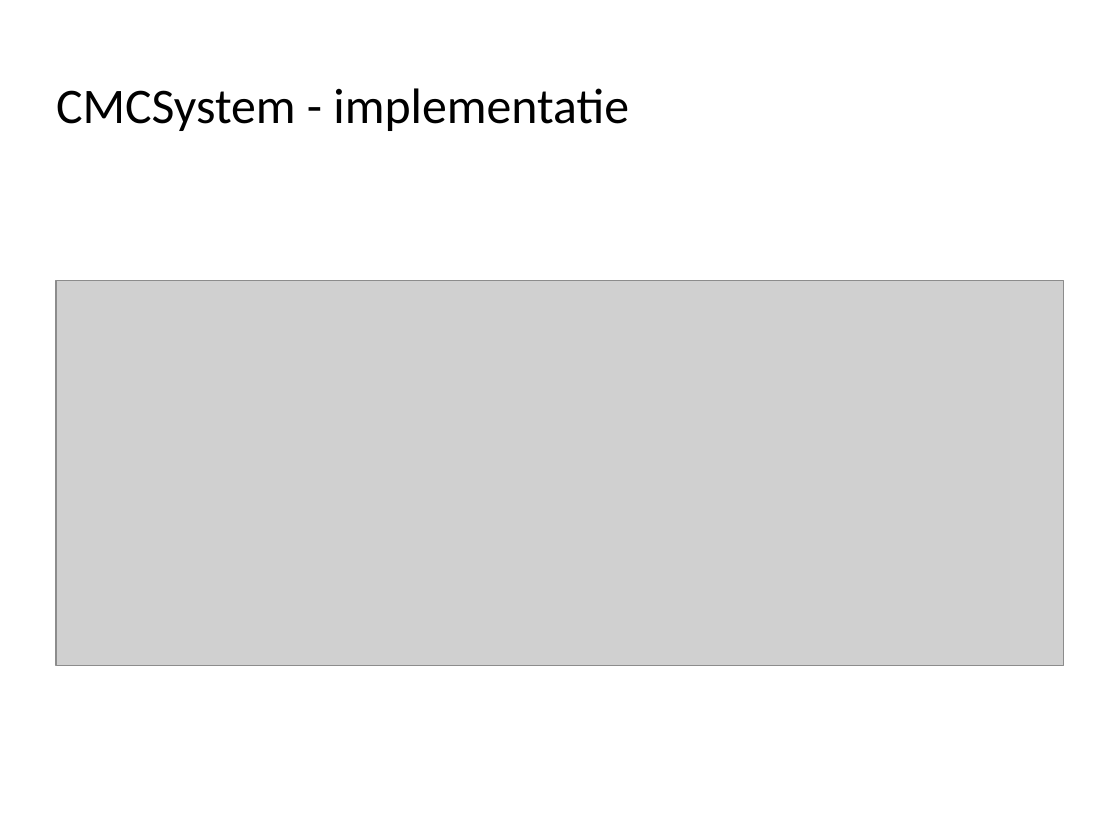
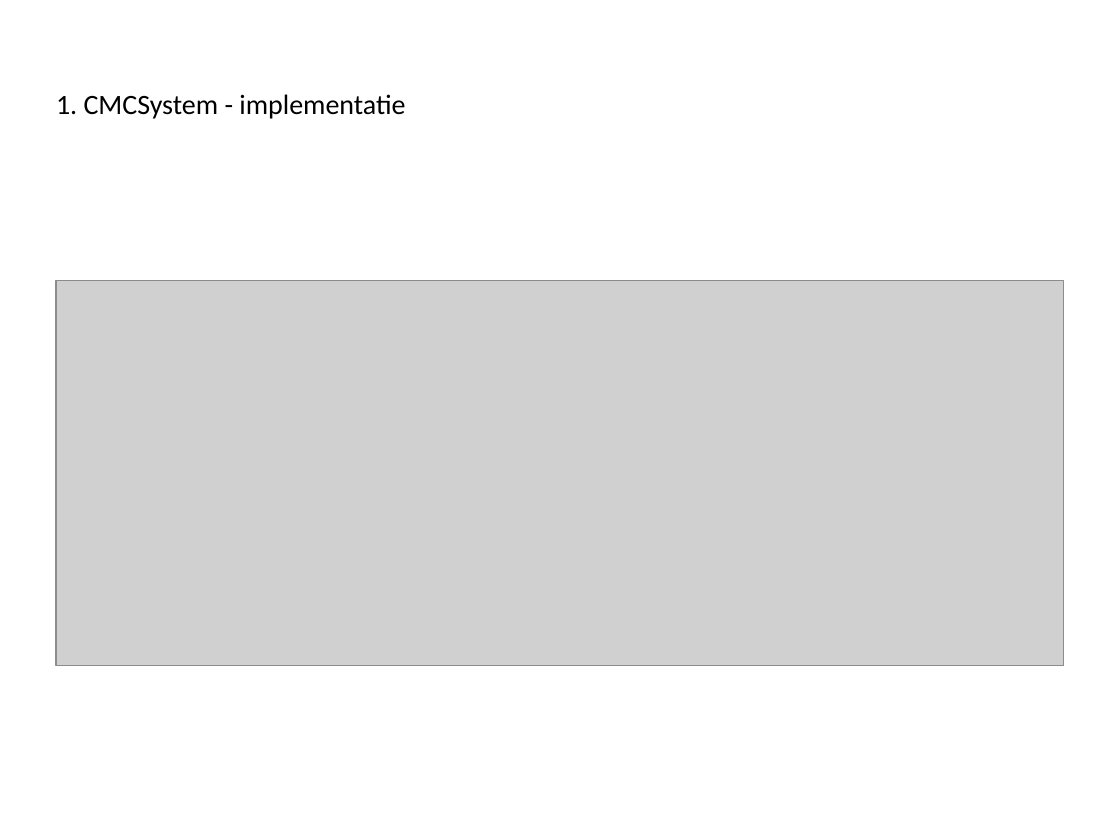
Before and after one commit to Novarg1/SWOP21, a slide deck: slide 4 of presentatie/Presentatie_Iteratie3.odp. Drawn at 1120x840 pixels with LibreOffice and Linux fonts; fonts in the diff are those of the drawing; grey boxes stand for pictures. Boxes give left, top, right and bottom in pixels: in the first picture for what was removed or moved away, otherwise in the second. Text is boxed around its words. In the diff, an @@ line names an element or a change of style, - is before the commit and + after.

Commit message:
updated presentation file

```diff
--- a/presentatie/Presentatie_Iteratie3.odp
+++ b/presentatie/Presentatie_Iteratie3.odp
@@ title at <box>56,94,405,119</box>: text changed; size 32 to 18 pt @@
-CMCSystem - implementatie
+1. CMCSystem - implementatie
```
Also in this commit, not shown: 1 other slide changed, 23 slides added.
